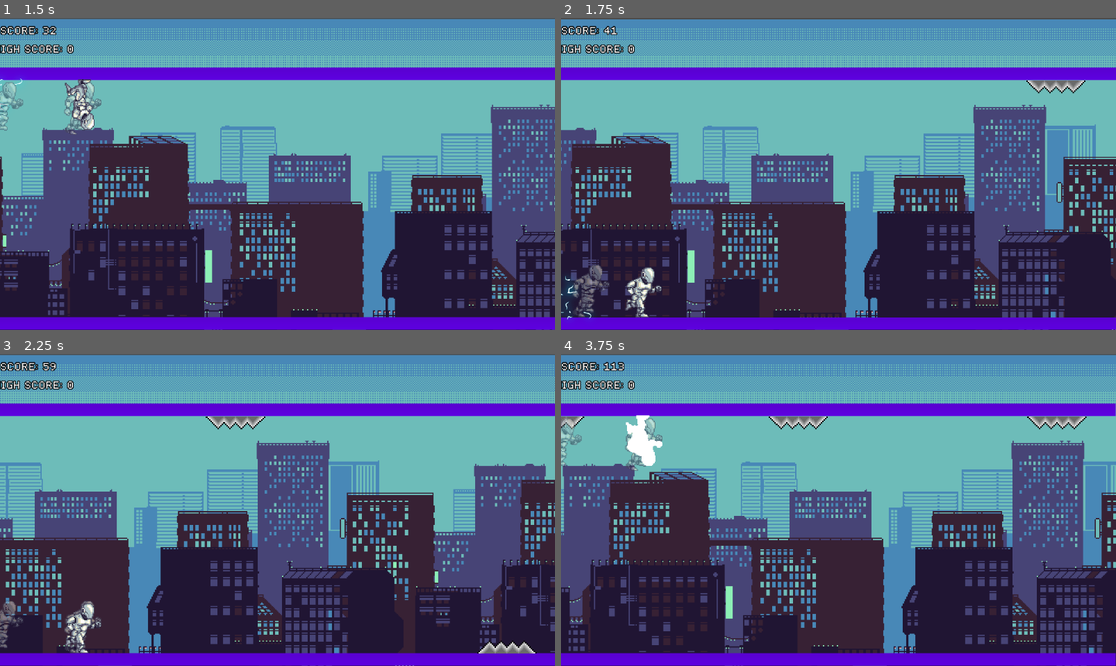
Above: before the commit, frames 1-4 (two rows, left to right).
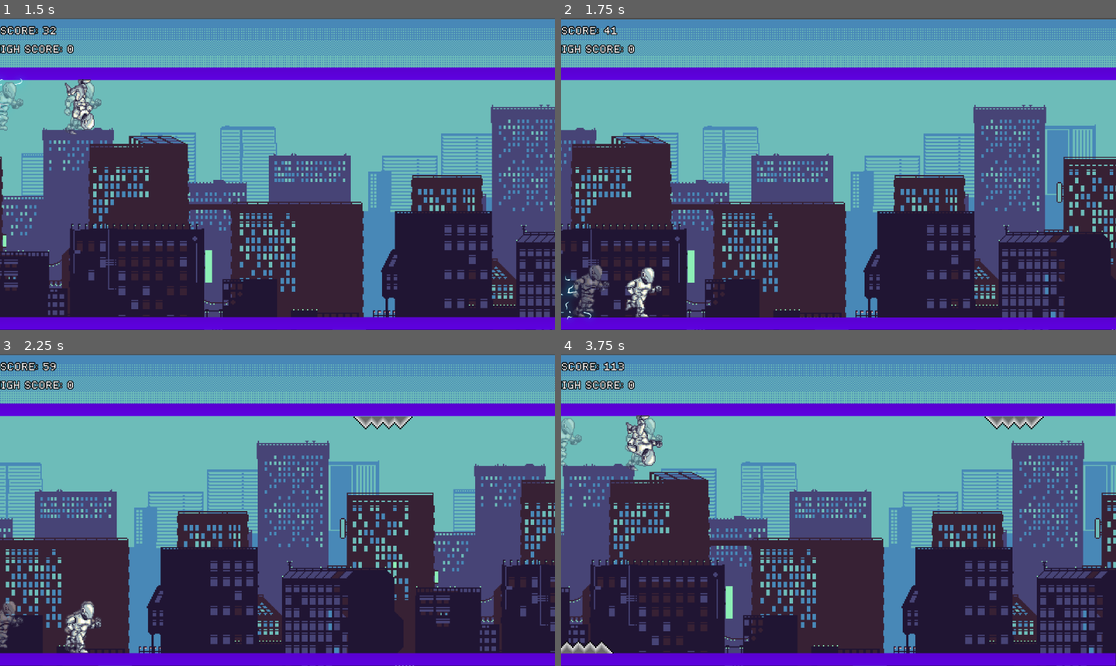
Above: after the commit, the same moments.

Repository: Diviyan20/Endless-Runner
Game: Godot game, scene res://Scenes/main_menu.tscn
The game is run twice, just before and just after one commit, with the same random seed, the same clock (stepped at 60 frames per second) and the same inputs.
Inputs (mouse positions are in pixels of both pictures, inside the frame that each line leads up to):
- Up to frame 1 (1.5 s): click "PLAY" at 0.5 s; tap Enter (ui_accept) at 1.25 s; move the mouse to (399, 158) at 1.27 s
- Up to frame 2 (1.75 s): tap Enter (ui_accept) at 1.52 s
- Up to frame 3 (2.25 s): move the mouse to (166, 525) at 2.02 s
- Up to frame 4 (3.75 s): tap Enter (ui_accept) at 2.27 s; move the mouse to (894, 441) at 2.77 s; move the mouse to (810, 572) at 3.52 s

Frame 1 is identical in both runs. In frame 2, 0.3% of the frame differs, in the area x 83-95%, y 20-25%; in frame 3, 0.9%; in frame 4, 1.8%, in the area x 0-95%, y 19-96%.

Commit message:
Change Timer Value

Diff:
--- a/Scenes/Main Map.tscn
+++ b/Scenes/Main Map.tscn
@@ -32,7 +32,7 @@
 autostart = true
 
 [node name="Spawn Timer" type="Timer" parent="."]
-wait_time = 0.5
+wait_time = 0.8
 autostart = true
 
 [node name="Game BGM" type="AudioStreamPlayer" parent="."]
